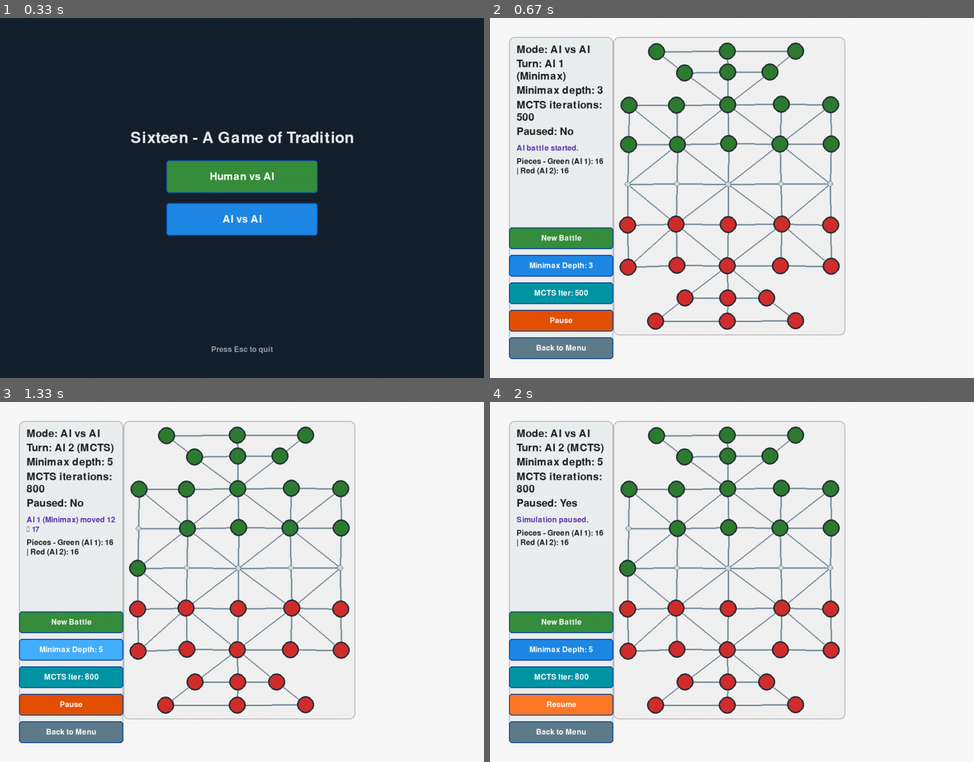
Above: before the commit, frames 1-4 (two rows, left to right).
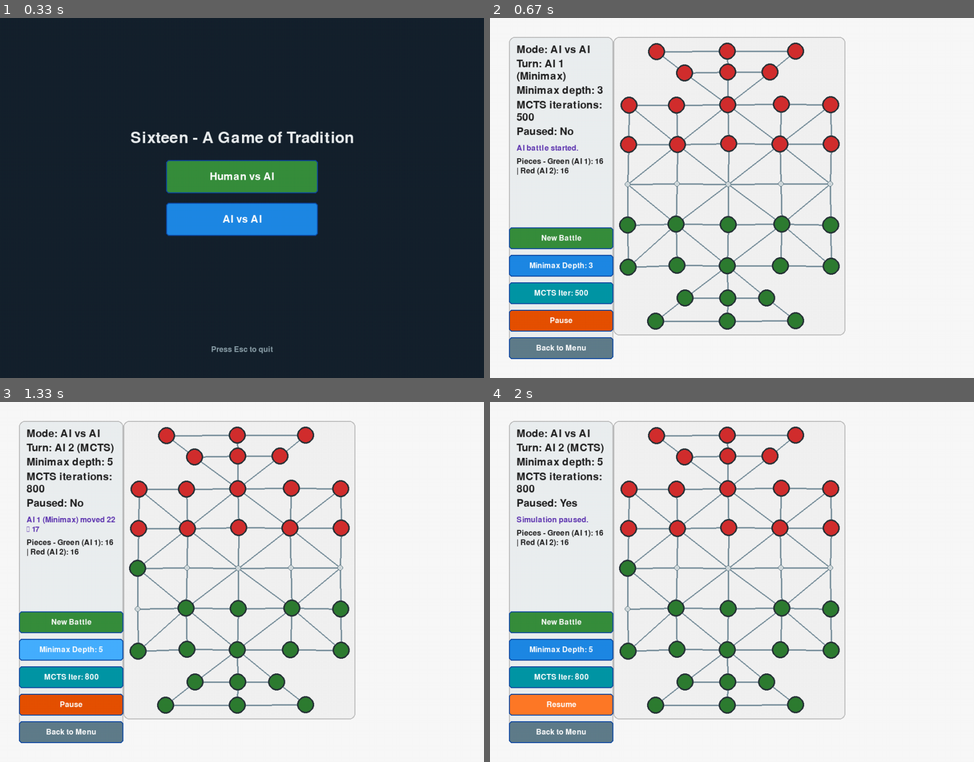
Above: after the commit, the same moments.

Repository: VE-NOM101/Shologuti-AI
Game: pygame game, started from python/shologuti/client/pygame_app.py
Two runs of this game, one before a commit and one after it. Both use one fixed random seed, a clock stepped at 60 frames per second and the inputs below.
Inputs (mouse positions are in pixels of both pictures, inside the frame that each line leads up to):
- Up to frame 1 (0.33 s): no input
- Up to frame 2 (0.67 s): click (712, 212) at 0.38 s
- Up to frame 3 (1.33 s): click "MCTS Iter: 500" at 0.72 s; click "Minimax Depth: 3" at 1.05 s
- Up to frame 4 (2 s): click (911, 708) at 1.38 s; click "Pause" at 1.72 s

Frame 1 is identical in both runs. In frame 2, 3.0% of the frame differs, in the area x 26-72%, y 7-87%; in frame 3, 3.1%, in the area x 22-72%, y 7-87%; in frame 4, 3.1%.

Commit message:
Green now in lower section

Diff:
--- a/python/shologuti/game/board.py
+++ b/python/shologuti/game/board.py
@@ -45,13 +45,13 @@
         for i in self._slots:
             self._slots[i] = None
 
-        # Opponent pieces populate the top of the board (1-16)
+        # Red pieces populate the top of the board (1-16)
         for i in range(1, 17):
+            self._slots[i] = 1
+
+        # Green pieces sit on the bottom (22-37)
+        for i in range(22, 38):
             self._slots[i] = 2
-
-        # Current player pieces sit on the bottom (22-37)
-        for i in range(22, 38):
-            self._slots[i] = 1
 
     def snapshot(self) -> Dict[int, Optional[PlayerId]]:
         return dict(self._slots)
